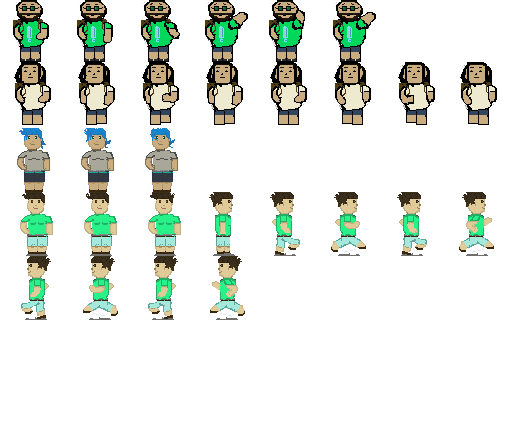
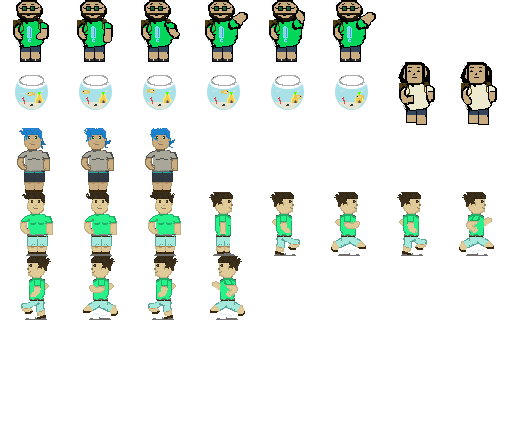
Layers edited between the first and the second 528 x 448 image:
painted on "Background" over 14, 62, 371, 125
